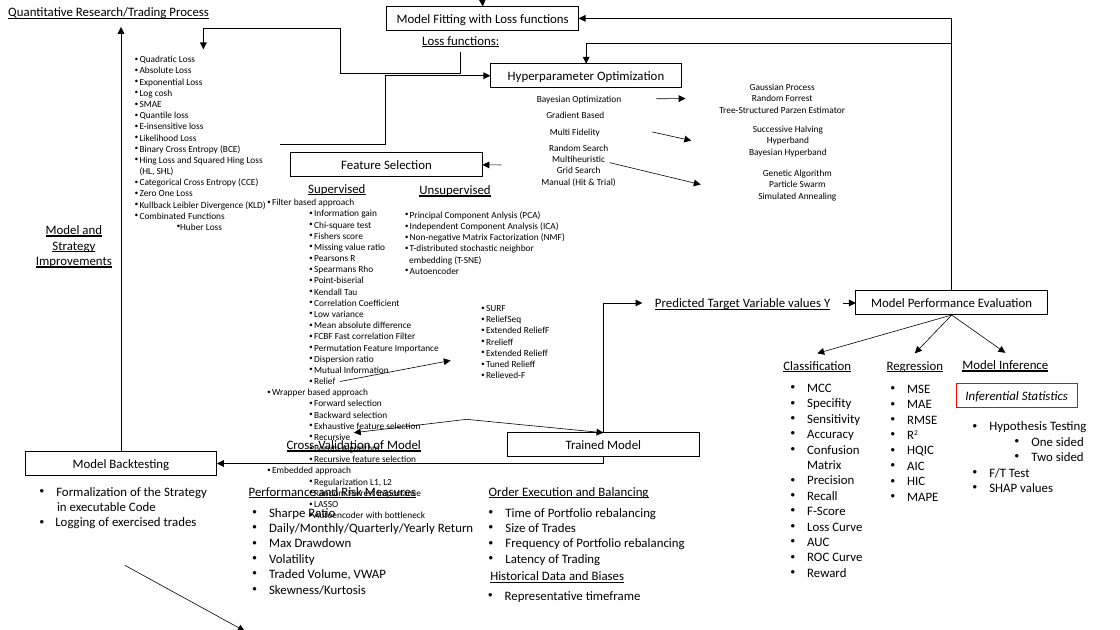
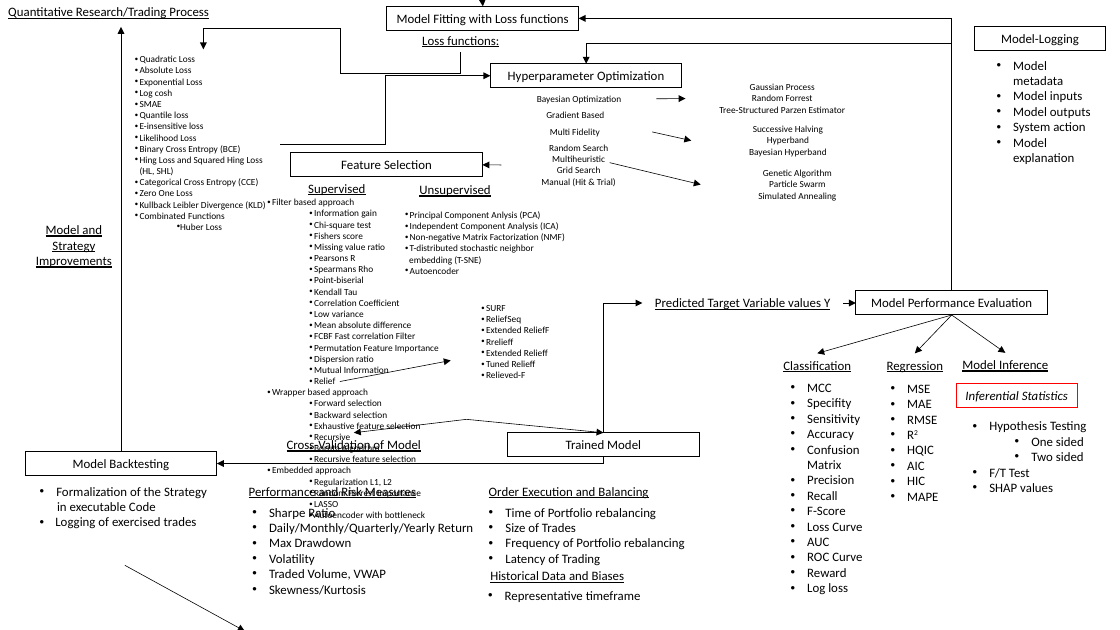
Before and after one commit to RobertHennings/MasterQuantFinanceCAU_Courses_Projects, a slide deck: slide 3 of QuantitativeResearchTradingProcess.pptx. Drawn at 1120x630 pixels with LibreOffice and Linux fonts; fonts in the diff are those of the drawing. Boxes give left, top, right and bottom in pixels: in the first picture for what was removed or moved away, otherwise in the second. Text is boxed around its words. In the diff, an @@ line names an element or a change of style, - is before the commit and + after.

```diff
--- a/QuantitativeResearchTradingProcess.pptx
+++ b/QuantitativeResearchTradingProcess.pptx
@@ rectangle added at (x1=975, y1=27, x2=1107, y2=51), outline #000000 0.75 pt, 11 pt, text #000000 @@
+Model-Logging
@@ text added at (x1=1013, y1=61, x2=1091, y2=164), 11 pt, text #000000 @@
+• Model metadata
+• Model inputs
+• Model outputs
+• System action
+• Model explanation
@@ text at (x1=807, y1=583, x2=848, y2=594): paragraph added @@
+• Log loss
```
Also in this commit, not shown: 3 other slides changed, 1 slide added, 16 other files.
